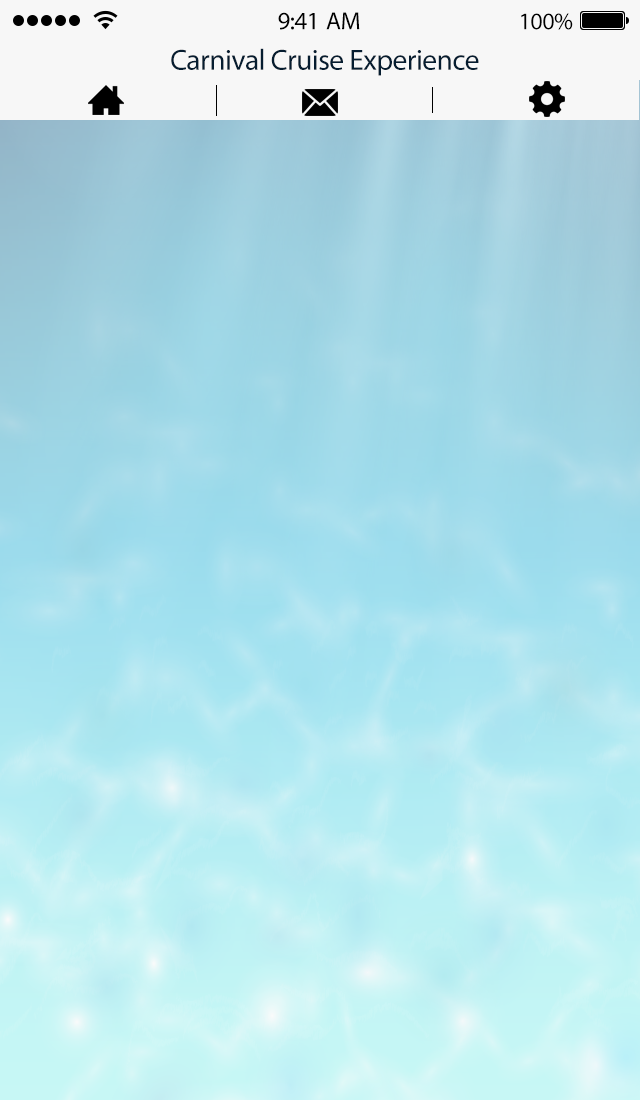
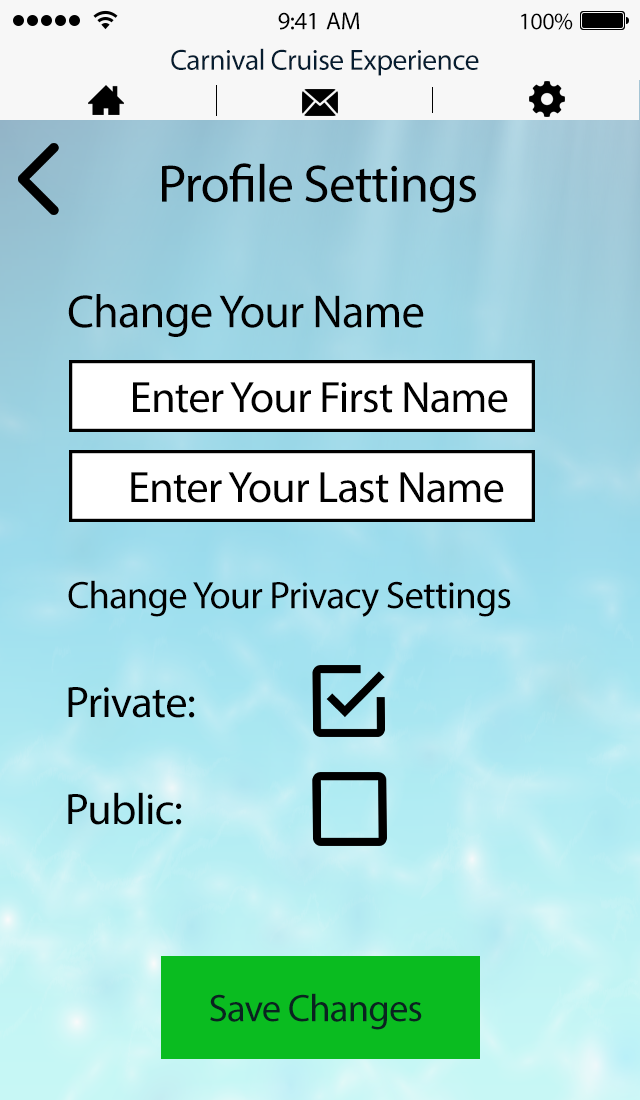
Two versions of the same layered image (640 x 1100). Layer-by-layer changes:
added group "Confirm Button" (1st of 2) with 2 layers above "priv-setting" over [161, 956, 480, 1059]
added layer "Save Changes" in group "Confirm Button" over [210, 993, 422, 1030]
added layer "Confirm Button" (2nd of 2, in "Confirm Button") in group "Confirm Button" over [161, 956, 480, 1059]
added group "priv-setting" with 4 layers above "Change Your Privacy Settings" over [68, 665, 387, 846]
added layer "public" in group "priv-setting" over [68, 792, 182, 825]
added layer "Blank_check_box_512" in group "priv-setting" over [312, 772, 387, 846]
added layer "private" in group "priv-setting" over [68, 687, 195, 718]
added layer "Check_box_512" in group "priv-setting" over [312, 665, 385, 737]
added layer "Change Your Privacy Settings" above "Change Your Name" over [68, 580, 511, 617]
added layer "Change Your Name" above "First Name" over [68, 294, 424, 337]
added group "First Name" with 2 layers above "Last Name" over [69, 360, 535, 432]
added layer "Enter Your First Name" in group "First Name" over [133, 382, 508, 413]
added layer "Fname Field" in group "First Name" over [69, 360, 535, 432]
added group "Last Name" with 2 layers above "Profile Settings" over [69, 450, 535, 522]
added layer "Enter Your Last Name" in group "Last Name" over [131, 472, 504, 503]
added layer "Lname Field" in group "Last Name" over [69, 450, 535, 522]
added layer "Profile Settings" above "Right_Chevron__512" over [162, 163, 476, 213]
added layer "Right_Chevron__512" above "Persistent Nav" over [18, 143, 59, 215]
